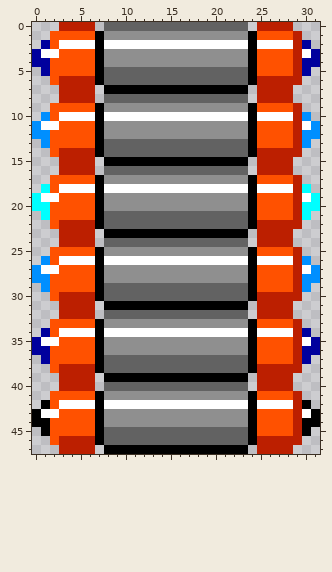
One commit to this pixel-art sprite: Arkanoid/ArkanoidUltra_Data/Sprites/Player.png. The first picture shows the starting point.
The file is 32x48 pixels.
After:
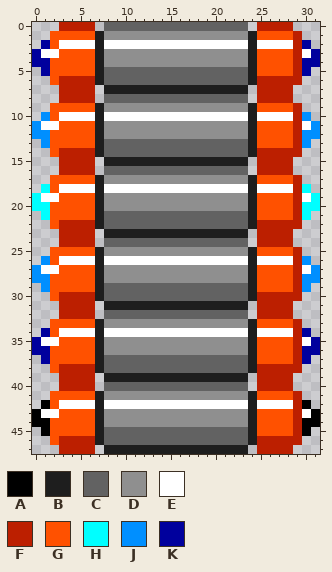
Palette (. is transparent): A #000000  B #1e1e1e  C #626262  D #8f8f8f  E #ffffff  F #bc1f00  G #ff5100  H #00ffff  J #008fff  K #00009d
Difference:
Colour B replaces colour A in rows 1 to 6 at x 7 and 24; in row 7 at x 8 to 23; in rows 9 to 14 at x 7 and 24; in row 15 at x 8 to 23; in rows 17 to 22 at x 7 and 24; in row 23 at x 8 to 23.
Colour B replaces colour A in rows 25 to 30 at x 7 and 24; in row 31 at x 8 to 23; in rows 33 to 38 at x 7 and 24; in row 39 at x 8 to 23; in rows 41 to 46 at x 7 and 24; in row 47 at x 8 to 23.
